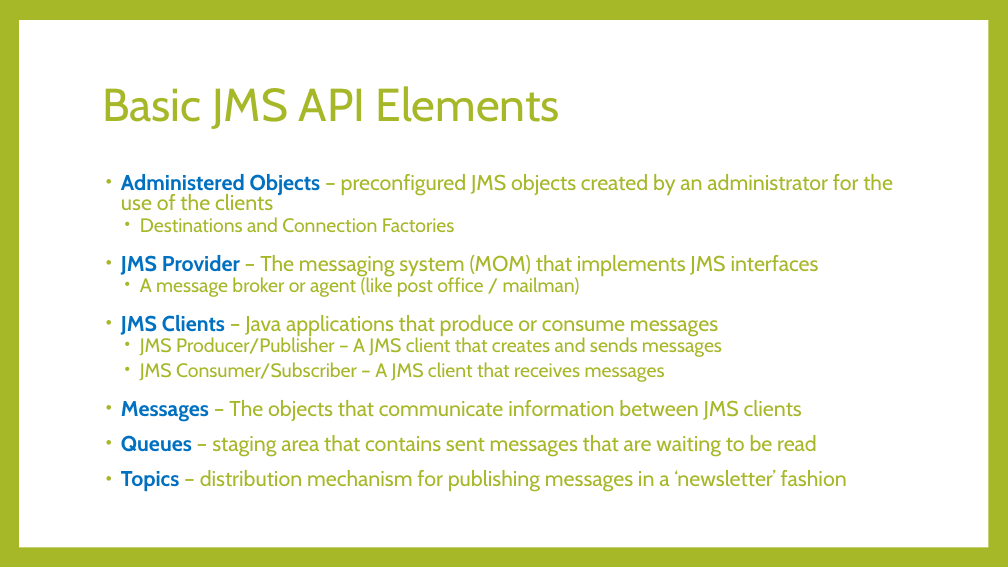
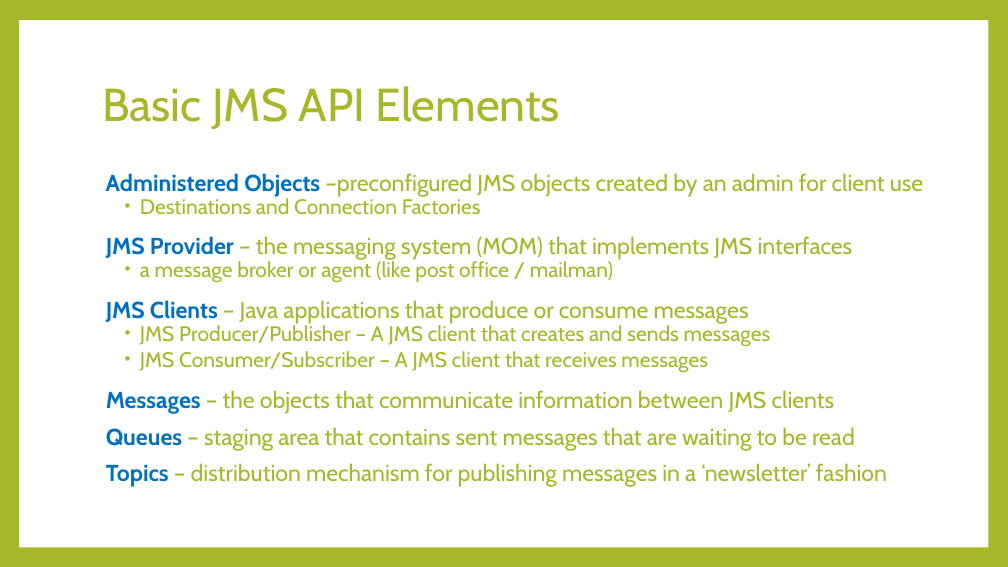
Before and after one commit to ramon-luis/JMS-ActiveMQ-Spring, a slide deck: slide 7 of JMS vFinal.pptx. Drawn at 1008x567 pixels with LibreOffice and Linux fonts; fonts in the diff are those of the drawing. Boxes give left, top, right and bottom in pixels: in the first picture for what was removed or moved away, otherwise in the second. Text is boxed around its words. In the diff, an @@ line names an element or a change of style, - is before the commit and + after.

```diff
--- a/JMS vFinal.pptx
+++ b/JMS vFinal.pptx
@@ text at (106, 173, 923, 197): text changed; size 20.4 to 22 pt @@
-• Administered Objects – preconfigured JMS objects created by an administrator for the use of the clients
+Administered Objects –preconfigured JMS objects created by an admin for client use
@@ text at (106, 196, 887, 487): size 18.5 to 20 pt in "Destinations and Connection Factories", "JMS Producer/Publisher – A JMS client that ...", "JMS Consumer/Subscriber – A JMS client that ..."; size 20.4 to 22 pt in "JMS Clients – Java applications that produce ...", "Queues – staging area that contains sent ...", "Topics – distribution mechanism for publishing messages ..."; bullet • to none @@
@@ text at (106, 236, 853, 283): text changed; size 20.4 to 22 pt @@
-• JMS Provider – The messaging system (MOM) that implements JMS interfaces
-  • A message broker or agent (like post office / mailman)
+JMS Provider – the messaging system (MOM) that implements JMS interfaces
+  • a message broker or agent (like post office / mailman)
@@ text at (106, 390, 835, 414): text changed; size 20.4 to 22 pt @@
-• Messages – The objects that communicate information between JMS clients
+Messages – the objects that communicate information between JMS clients
```
Also in this commit, not shown: 13 other slides changed.
